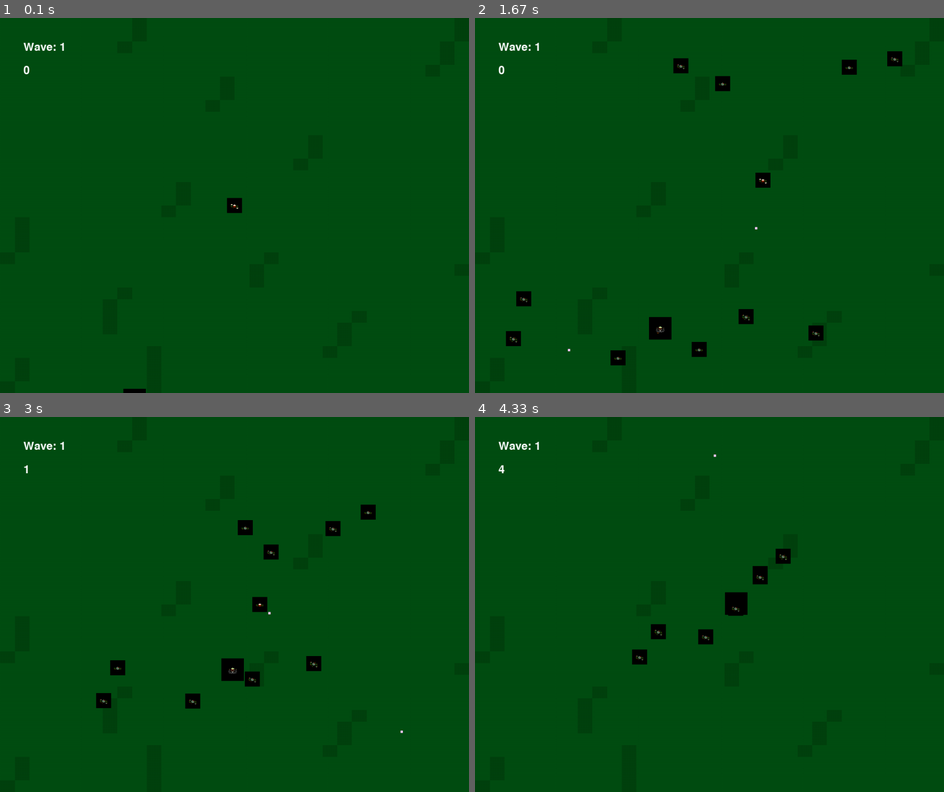
Above: before the commit, frames 1-4 (two rows, left to right).
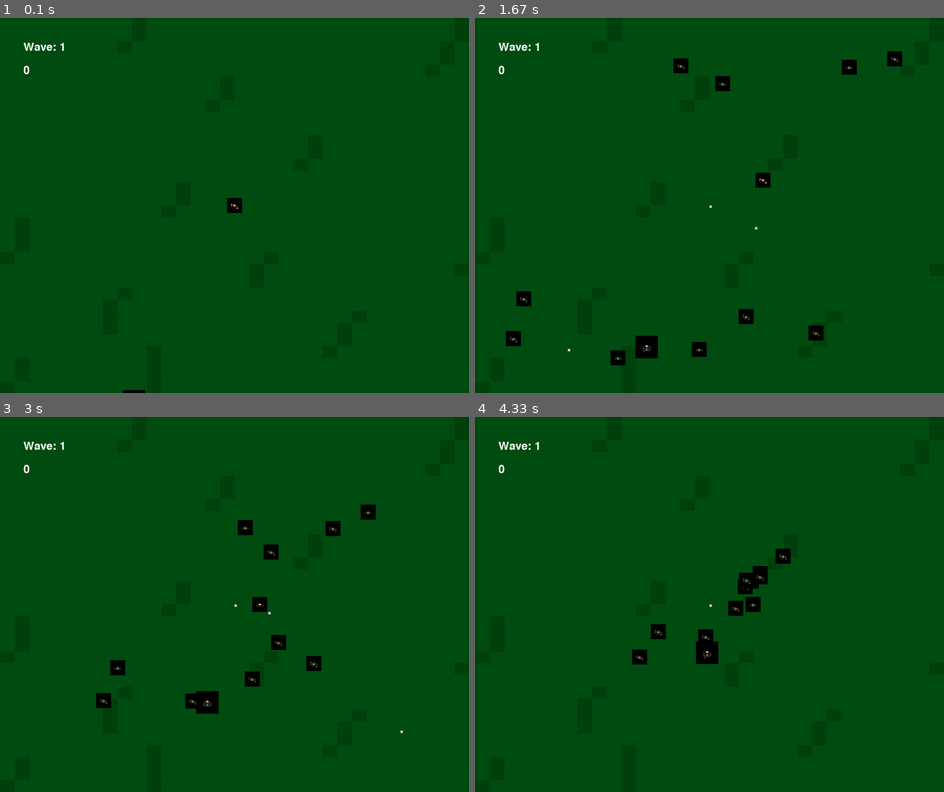
Above: after the commit, the same moments.

Repository: NotMrW/pygamesixtynine
Game: pygame game, started from main.py
The game is run twice, just before and just after one commit, with the same random seed, the same clock (stepped at 60 frames per second) and the same inputs.
Inputs (mouse positions are in pixels of both pictures, inside the frame that each line leads up to):
- Up to frame 1 (0.1 s): no input
- Up to frame 2 (1.67 s): click (709, 205) at 0.38 s; hold Right 0.67-1.13 s; move the mouse to (690, 220) at 0.7 s; tap Space at 0.73, 1.03, 1.23, 1.57 s; hold Up 1.17-1.47 s; move the mouse to (709, 231) at 1.2 s; hold Right from 1.5 s (still down); move the mouse to (756, 288) at 1.53 s
- Up to frame 3 (3 s): tap Space at 1.87, 2.07, 2.37, 2.63, 2.97 s; release Right at 1.97 s; hold Left 2-2.53 s; move the mouse to (89, 690) at 2.03 s; hold Down 2.57-2.87 s; move the mouse to (408, 735) at 2.6 s; hold Left from 2.9 s (still down); move the mouse to (290, 638) at 2.93 s
- Up to frame 4 (4.33 s): tap Space at 3.27, 3.4, 3.8, 4.1 s; release Left at 3.3 s; hold Up 3.33-3.7 s; move the mouse to (587, 465) at 3.37 s; hold Right from 3.73 s (still down); move the mouse to (718, 477) at 3.77 s

The runs differ from the first frame. In frame 1, less than 0.1% of the frame differs, in the area x 26-32%, y 98-100%; in frame 2, 0.5%; in frame 3, 0.7%; in frame 4, 0.7%, in the area x 5-61%, y 10-66%.

Commit message:
Updates?

Diff:
--- a/enemy.py
+++ b/enemy.py
@@ -71,6 +71,7 @@
         self.game = game
         self.settings = game.settings
         self.hp = 3
+        self.speed = self.settings.big_boi_SPEED
         spawn = random.choice(['top', 'bottom', 'left', 'right'])
         if spawn == 'top':
             self.x = random.randint(0, self.settings.screen_WIDTH)
@@ -107,8 +108,8 @@
             if normalize > 0:  # Prevent division by zero
                 self.direction = [distance[0] / normalize, distance[1] / normalize]
                 speed = 2  # Set a speed for the enemy
-                self.x += self.direction[0] * speed
-                self.y += self.direction[1] * speed
+                self.x += self.direction[0] * self.speed
+                self.y += self.direction[1] * self.speed
 
             self.rect.topleft = (self.x, self.y)
 
--- a/main.py
+++ b/main.py
@@ -76,7 +76,7 @@
                     if event.key == pygame.K_s or event.key == pygame.K_DOWN:
                         self.player.moving_down = True
                     if event.key == pygame.K_SPACE:
-                        bullet  = Bullet(self)
+                        bullet = Bullet(self)
                         self.bullets.add(bullet)
 
                 if event.type == pygame.KEYUP:
@@ -89,6 +89,11 @@
                     if event.key == pygame.K_s or event.key == pygame.K_DOWN:
                         self.player.moving_down = False
 
+                if event.type == pygame.MOUSEBUTTONDOWN:
+                    if event.button == pygame.BUTTON_LEFT:
+                        bullet = Bullet(self)
+                        self.bullets.add(bullet)
+
 
             bg_image = pygame.image.load('sprites\grasstile.png')
             bg_image = pygame.transform.scale(bg_image, (self.settings.screen_WIDTH, self.settings.screen_HEIGHT))
@@ -98,11 +103,20 @@
             game.screen.blit(self.wave_surface, (50, 50))
 
             #killplayer_collisions = pygame.sprite.spritecollide(self.player, self.enemies, True) #Player/Little_shit collisions
-            killenemy_collisions = pygame.sprite.groupcollide(self.bullets, self.enemies, True, True) #Bullet/Little_shit collisions
-            killbigenemy_collisions = pygame.sprite.groupcollide(self.bullets, self.big_enemies, True, True)
+            hurtenemy_collisions = pygame.sprite.groupcollide(self.bullets, self.enemies, True, False) #Bullet/Little_shit collisions
+            hurtbigenemy_collisions = pygame.sprite.groupcollide(self.bullets, self.big_enemies, True, False)
 
-            if killenemy_collisions:
-                total_enemies_hit = sum(len(enemies) for enemies in killenemy_collisions.values())
+#Broken code to ONLY kill enemies when their HP is 0 or lower
+            if hurtenemy_collisions:
+                total_enemies_hit = sum(len(enemies) for enemies in hurtenemy_collisions.values())
+                for enemy in self.enemies:
+                    hurtenemy_collisions = pygame.sprite.groupcollide(self.bullets, self.enemies, True, True)
+                    self.score_surface = self.font.render(str(self.score), True, (255, 255, 255))
+                    self.dead_enemy_number = self.score
+
+#old code
+            """if killenemy_collisions:
+
                 self.score += total_enemies_hit  # Add the total to the score
                 self.score_surface = self.font.render(str(self.score), True, (255, 255, 255))
                 self.dead_enemy_number = self.score
@@ -110,7 +124,7 @@
                 total_bigenemies_hit = sum(len(bigenemies) for bigenemies in killbigenemy_collisions.values())
                 self.score += total_bigenemies_hit*3  # Add the total to the score
                 self.score_surface = self.font.render(str(self.score), True, (255, 255, 255))
-                self.dead_enemy_number = self.score
+                self.dead_enemy_number = self.score """
 
 
             for bullet in self.bullets: #check dem bullets
--- a/settings.py
+++ b/settings.py
@@ -9,6 +9,7 @@
 
         #more setting sorting
         self.player_SPEED = 3 #Damn, speed
+        self.big_boi_SPEED = self.player_SPEED/2
 
         #Just some more sorting to find stats easier, did you expect more?
         self.bullet_SPEED = 20 #SPEED
